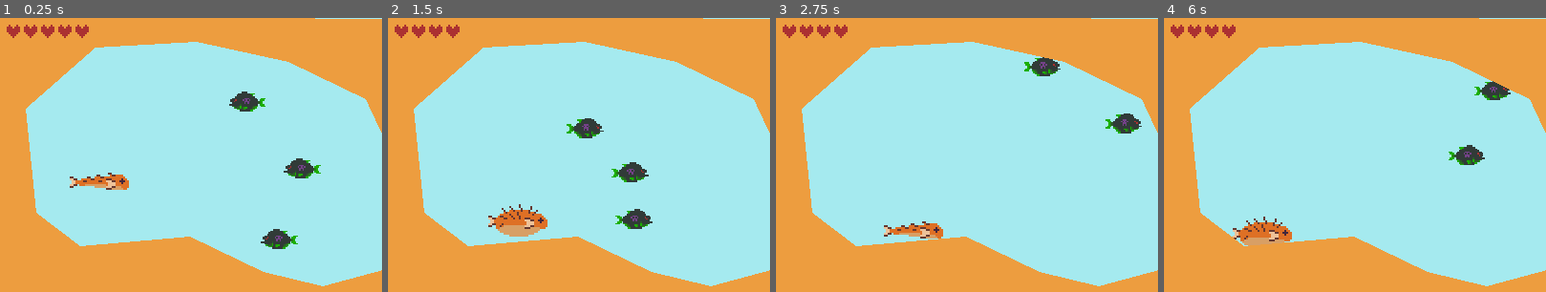
Above: before the commit, frames 1-4 (left to right).
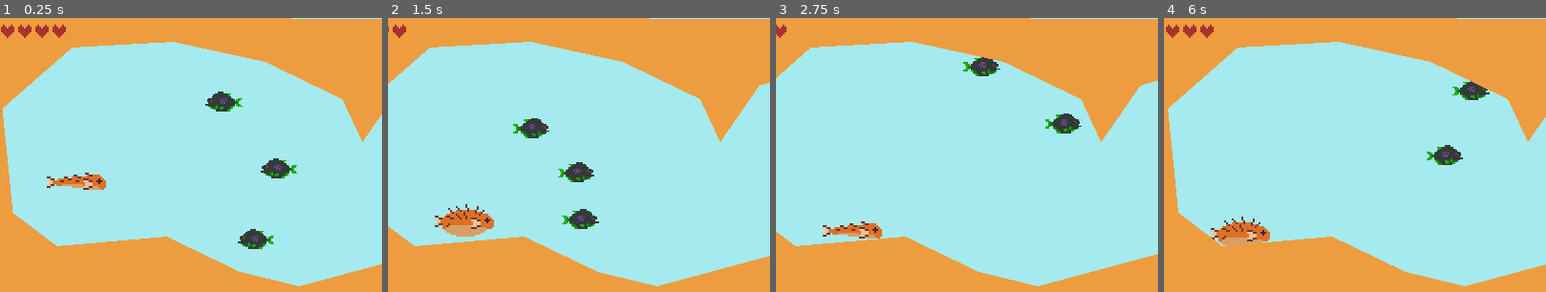
Above: after the commit, the same moments.

Repository: kcabra/orico
Game: Godot game, scene res://aquarium.tscn
Two runs of this game, one before a commit and one after it. Both use one fixed random seed, a clock stepped at 60 frames per second and the inputs below.
Inputs:
- Up to frame 1 (0.25 s): no input
- Up to frame 2 (1.5 s): hold D (game_right) 0.53-1.28 s; tap Ctrl (game_attack) at 0.6, 1.35 s; tap Space (game_jump) at 0.77 s; hold A (game_left) from 1.28 s (still down)
- Up to frame 3 (2.75 s): tap Space (game_jump) at 1.52 s; release A (game_left) at 2.03 s; hold D (game_right) from 2.03 s (still down); tap Ctrl (game_attack) at 2.1 s
- Up to frame 4 (6 s): tap Ctrl (game_attack) every 0.75 s from 2.85 to 5.85 s; tap Space (game_jump) at 3.02, 3.77, 4.52 s; release D (game_right) at 3.53 s; hold A (game_left) 3.53-5.78 s; hold D (game_right) from 5.78 s (still down)

The runs differ from the first frame. In frame 1, 12% of the frame differs, in the area x 0-100%, y 0-98%; in frame 2, 21%; in frame 3, 20%; in frame 4, 10%.

Commit message:
implemented scrolling camera

Diff:
--- a/aquarium.tscn
+++ b/aquarium.tscn
@@ -1,8 +1,9 @@
-[gd_scene load_steps=4 format=2]
+[gd_scene load_steps=5 format=2]
 
 [ext_resource path="res://scenes/player.tscn" type="PackedScene" id=1]
 [ext_resource path="res://scenes/enemy.tscn" type="PackedScene" id=2]
 [ext_resource path="res://scripts/ui.gd" type="Script" id=3]
+[ext_resource path="res://scripts/camera.gd" type="Script" id=4]
 
 [node name="aquarium" type="Node2D"]
 
@@ -11,46 +12,57 @@
 ] instance=ExtResource( 1 )]
 position = Vector2( 104.482, 160.18 )
 
-[node name="enemy" parent="." instance=ExtResource( 2 )]
+[node name="enemies" type="Node2D" parent="."]
+editor/display_folded = true
+
+[node name="enemy" parent="enemies" instance=ExtResource( 2 )]
 position = Vector2( 282.076, 76.3064 )
 
-[node name="enemy2" parent="." instance=ExtResource( 2 )]
+[node name="enemy2" parent="enemies" instance=ExtResource( 2 )]
 position = Vector2( 342.339, 156.713 )
 
-[node name="enemy3" parent="." instance=ExtResource( 2 )]
+[node name="enemy3" parent="enemies" instance=ExtResource( 2 )]
 position = Vector2( 317.076, 239.87 )
 
-[node name="StaticBody2D" type="StaticBody2D" parent="."]
+[node name="ground" type="StaticBody2D" parent="."]
 editor/display_folded = true
 collision_mask = 0
 
-[node name="Polygon2D" type="Polygon2D" parent="StaticBody2D"]
+[node name="Polygon2D" type="Polygon2D" parent="ground"]
 color = Color( 0.933333, 0.619608, 0.25098, 1 )
 polygon = PoolVector2Array( 0, 95, 27, 95, 38, 204, 84, 239, 199, 229, 276, 266, 338, 281, 390, 267, 468, 246, 508, 198, 527, 159, 545, 236, 567, 270, 600, 276, 638, 259, 638, 300, 0, 300 )
 
-[node name="CollisionPolygon2D" type="CollisionPolygon2D" parent="StaticBody2D"]
+[node name="CollisionPolygon2D" type="CollisionPolygon2D" parent="ground"]
 polygon = PoolVector2Array( 0, 95, 27, 95, 38, 204, 84, 239, 199, 229, 276, 266, 338, 281, 390, 267, 468, 246, 508, 198, 527, 159, 545, 236, 567, 270, 600, 276, 638, 259, 638, 300, 0, 300 )
 
-[node name="Polygon2D2" type="Polygon2D" parent="StaticBody2D"]
+[node name="Polygon2D2" type="Polygon2D" parent="ground"]
 color = Color( 0.933333, 0.619608, 0.25098, 1 )
 polygon = PoolVector2Array( 0, 95, 27, 95, 100, 31, 206, 25, 302, 46, 383, 85, 404, 130, 445, 71, 508, 52, 598, 53, 660, 85, 660, 1, 0, 0 )
 
-[node name="CollisionPolygon2D2" type="CollisionPolygon2D" parent="StaticBody2D"]
+[node name="CollisionPolygon2D2" type="CollisionPolygon2D" parent="ground"]
 polygon = PoolVector2Array( 0, 95, 27, 95, 100, 31, 206, 25, 302, 46, 383, 85, 404, 130, 445, 71, 508, 52, 598, 53, 660, 85, 660, 1, 0, 0 )
 
-[node name="UI" type="Control" parent="." groups=[
+[node name="ui" type="Control" parent="." groups=[
 "ui",
 ]]
+editor/display_folded = true
 margin_right = 40.0
 margin_bottom = 40.0
 script = ExtResource( 3 )
 
-[node name="MarginContainer" type="MarginContainer" parent="UI"]
+[node name="MarginContainer" type="MarginContainer" parent="ui"]
+editor/display_folded = true
 margin_left = 7.0
 margin_top = 7.0
 margin_right = 40.0
 margin_bottom = 40.0
 
-[node name="HBoxContainer" type="HBoxContainer" parent="UI/MarginContainer"]
+[node name="HBoxContainer" type="HBoxContainer" parent="ui/MarginContainer"]
 margin_right = 33.0
 margin_bottom = 33.0
+
+[node name="camera" type="Camera2D" parent="."]
+anchor_mode = 0
+current = true
+limit_left = 0
+script = ExtResource( 4 )
--- a/scenes/player.tscn
+++ b/scenes/player.tscn
@@ -41,5 +41,3 @@
 [node name="CollisionShape2D" type="CollisionShape2D" parent="KillZone"]
 rotation = 1.5708
 shape = SubResource( 3 )
-
-[node name="camera" type="Camera2D" parent="."]
--- /dev/null
+++ b/scripts/camera.gd
@@ -0,0 +1,12 @@
+extends Camera2D
+
+onready var player = get_tree().get_nodes_in_group("player")[0]
+onready var viewport = get_viewport()
+
+func _process(_delta):
+	var off = viewport.size.x * -0.2 # offset
+	if player.facing_left:
+		off = -off
+		self.position.x = player.position.x + off - viewport.size.x
+	else:
+		self.position.x = player.position.x + off
--- a/scripts/enemy.gd
+++ b/scripts/enemy.gd
@@ -1,6 +1,6 @@
 extends KinematicBody2D
 
-onready var player = $"../player"
+onready var player = get_tree().get_nodes_in_group("player")[0]
 onready var sprite = $Sprite
 onready var timer = $Timer
 
--- a/scripts/player.gd
+++ b/scripts/player.gd
@@ -12,15 +12,16 @@
 var MAX_GRAV = 0.8
 
 var move_vec:= Vector2()
+var facing_left: bool
 func _physics_process(delta):
 	#<movement logic>
 	if not being_hit:
 		if Input.is_action_pressed("game_right"):
 			move_vec.x = SPEED
-			sprite.flip_h = false
+			facing_left = false
 		elif Input.is_action_pressed("game_left"):
 			move_vec.x = -SPEED
-			sprite.flip_h = true
+			facing_left = true
 		elif move_vec.x != 0:
 			move_vec.x -= move_vec.normalized().x * ACCEL
 			if abs(move_vec.x) < (ACCEL):
@@ -31,6 +32,8 @@
 
 	if move_vec.y < MAX_GRAV:
 		move_vec.y += GRAV
+
+	sprite.flip_h = facing_left
 	#</movement logic>
 
 	#<attack logic>
@@ -40,10 +43,9 @@
 
 	#<actual movement>
 	var collision = move_and_collide(move_vec)
-	#</actual movement>
-	#<collision logic>
 	if collision:
 		move_and_collide(move_vec.slide(collision.normal))
+	#</actual movement>
 
 func scare(kill=true):
 	for node in hitbox.get_overlapping_bodies():
